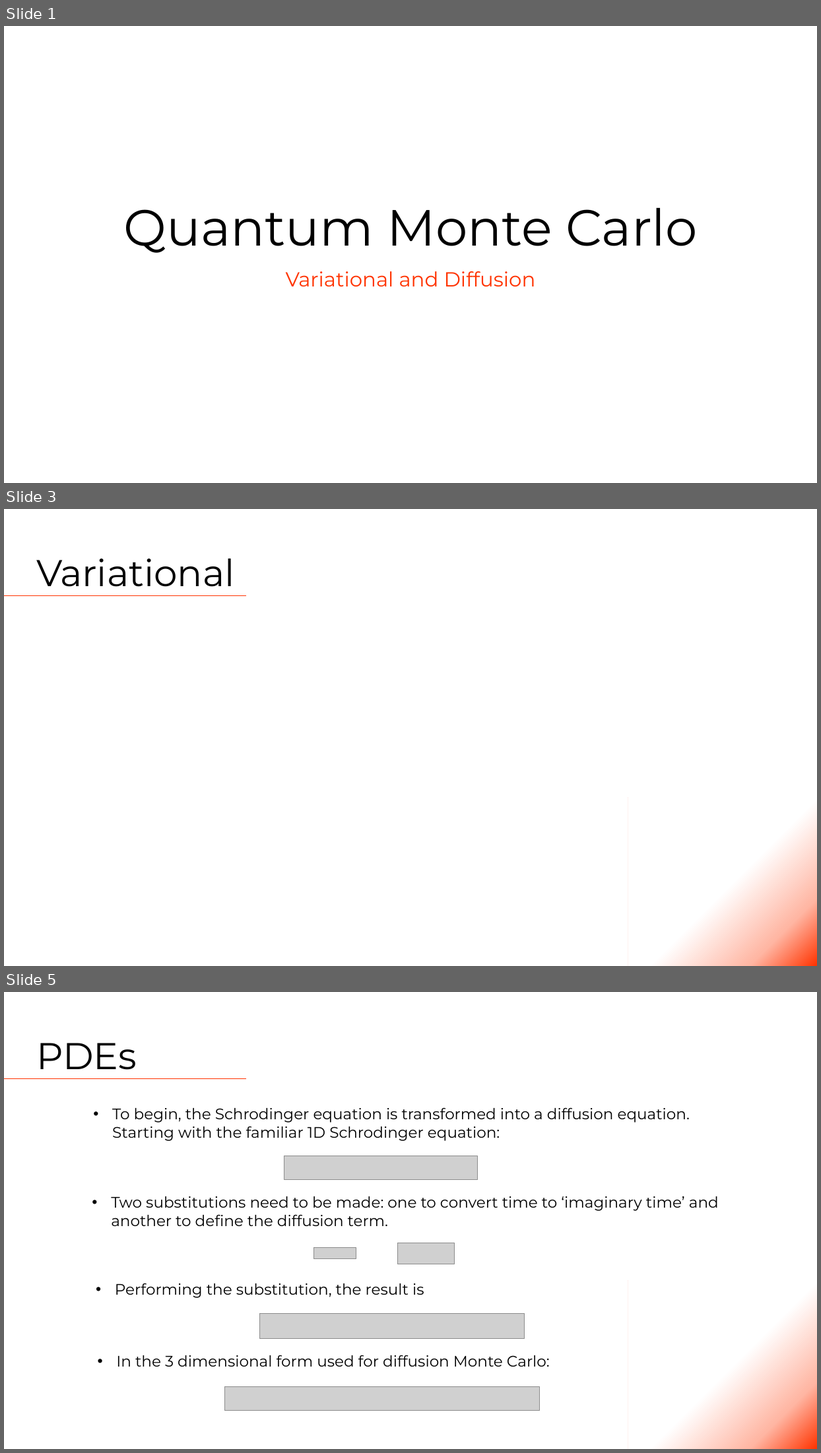
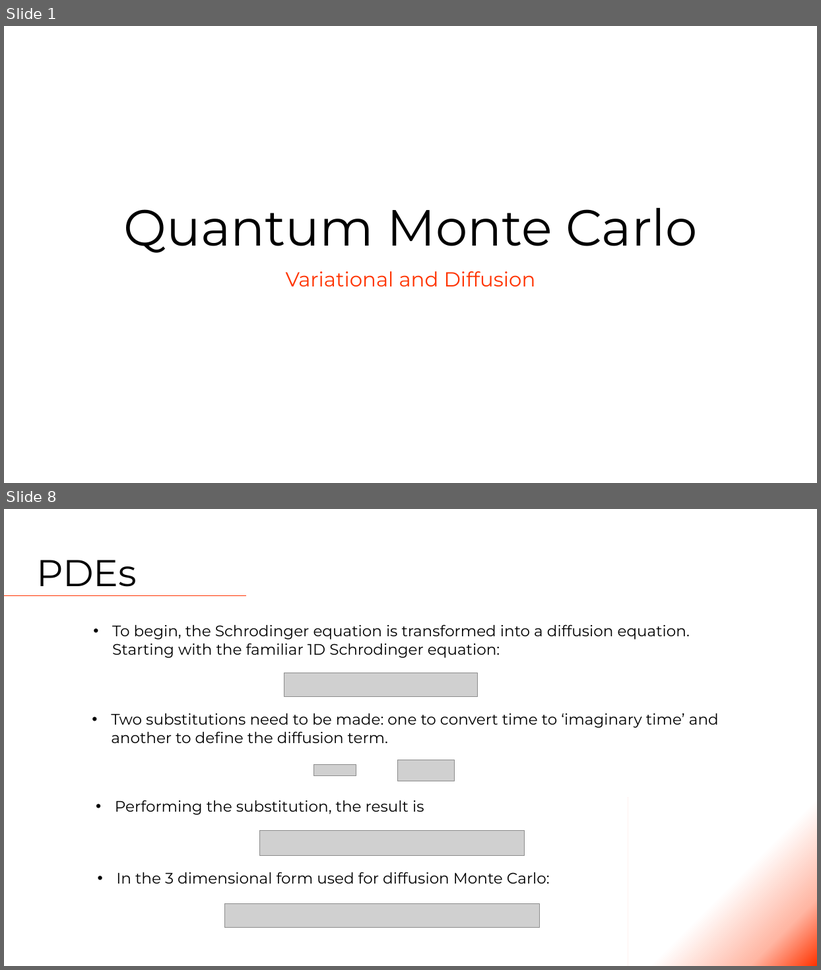
Before and after one commit to Tsintsuntsini/PHYS_581, a slide deck: Presentation1/Quantum Monte Carlo.pptm. Shown one above the other, each under a label of ours: slides 1, 3 and 5 before the commit, slides 1 and 8 after it; the slides between them are not shown. The pictures are 821x1453 and 821x970 pixels, drawn with LibreOffice and Linux fonts; fonts in the diff are those of the drawing; grey boxes stand for pictures. Boxes give left, top, right and bottom in pixels: in the first picture for what was removed or moved away, otherwise in the second. Text is boxed around its words. In the diff, an @@ line names an element or a change of style, - is before the commit and + after.

```diff
--- a/Presentation1/Quantum Monte Carlo.pptm
+++ b/Presentation1/Quantum Monte Carlo.pptm
@@ slide 3 removed at (x1=4, y1=509, x2=817, y2=966), background #FFFFFF @@
@@ title removed at (x1=36, y1=559, x2=235, y2=587) @@
-Variational
@@ line removed from (4, 595) to (246, 595) @@
@@ rectangle removed at (x1=628, y1=798, x2=817, y2=966) @@
@@ what was slide 5 is now slide 8 @@
```
Also in this commit, not shown: 5 slides changed, 4 slides added, 3 other files.
